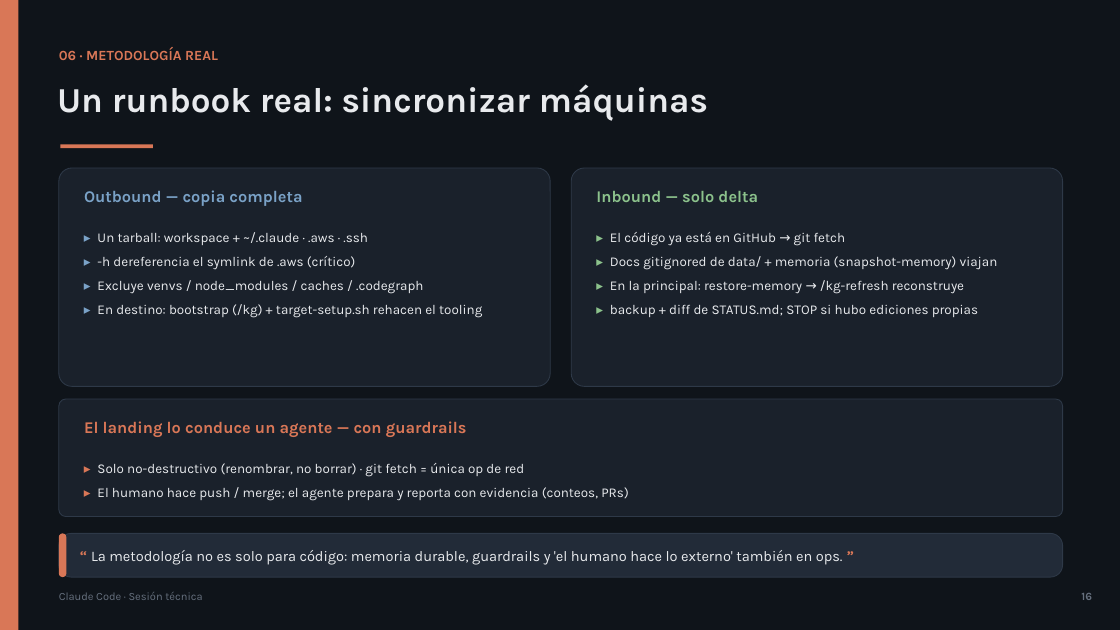
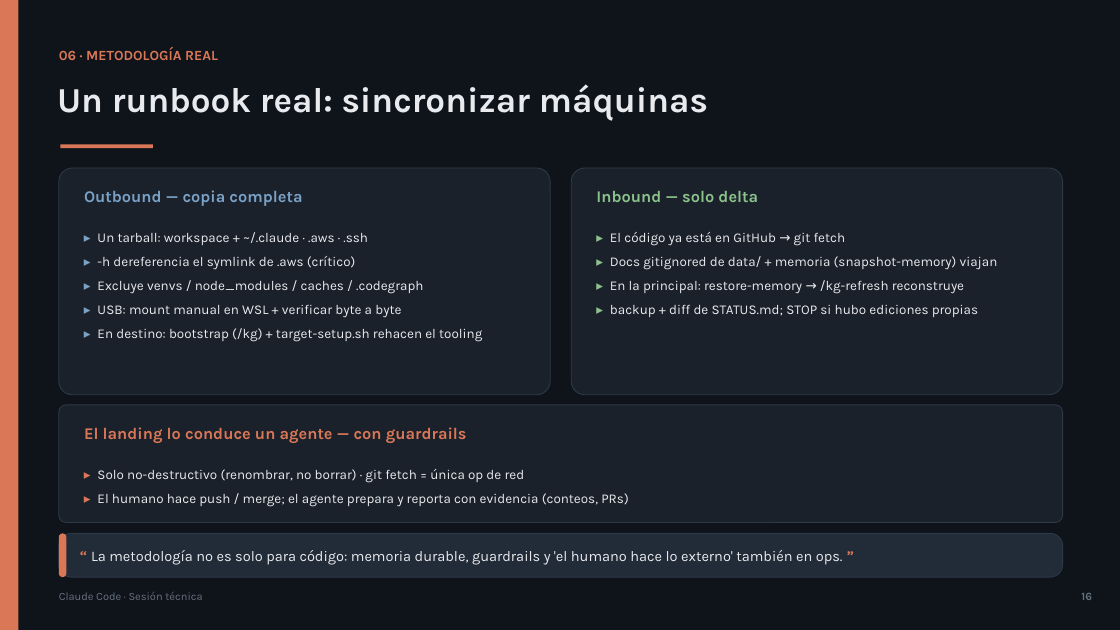
Before and after one commit to olonok69/claude_code_ml_engineer, a slide deck: slide 16 of presentacion/Claude_Code_Presentacion.pptx. Drawn at 1120x630 pixels with LibreOffice and Linux fonts; fonts in the diff are those of the drawing. Boxes give left, top, right and bottom in pixels: in the first picture for what was removed or moved away, otherwise in the second. Text is boxed around its words. In the diff, an @@ line names an element or a change of style, - is before the commit and + after.

Commit message:
Reflect deployed-image gate, wrapper repro, portable kit & ops learnings across docs & deck
- Outbound gate = 3 checks: reproduce at the real output stage (the wrapper
  that rebuilds the contract, not internal extract()) -> local JSON match ->
  verify inside the deployed image (WORKFLOW/EJEMPLO_REAL/herramientas.md +
  both guides + deck slides 13/15)
- ai-agent-methodology: the method is a portable starter-kit (templates +
  bootstrap) to take the guardrails to another repo / GitHub Copilot
  (metodologia/README + guides + deck slide 12)
- machine-sync: WSL USB manual mount, byte-exact copy verify, ~0.9->1.5GB
  bundle growth, repo-list drift (machine-sync.md + guides + deck slide 16)
- deck regenerated (build_pptx.py -> Claude_Code_Presentacion.pptx, 20 slides)

```diff
--- a/presentacion/Claude_Code_Presentacion.pptx
+++ b/presentacion/Claude_Code_Presentacion.pptx
@@ rounded rectangle: place and size @@
-rounded rectangle at (59, 168, 550, 386)
+rounded rectangle at (59, 168, 550, 395)
@@ rounded rectangle: place and size @@
-rounded rectangle at (571, 168, 1063, 386)
+rounded rectangle at (571, 168, 1063, 395)
@@ text at (97, 305, 401, 318): paragraph added @@
+▸ USB: mount manual en WSL + verificar byte a byte
@@ 2 texts, 1 rounded rectangle: place and size @@
-2 texts, 1 rounded rectangle at (59, 399, 1063, 517)
+2 texts, 1 rounded rectangle at (59, 405, 1063, 523)
```
Also in this commit, not shown: 3 other slides changed, 9 other files.
